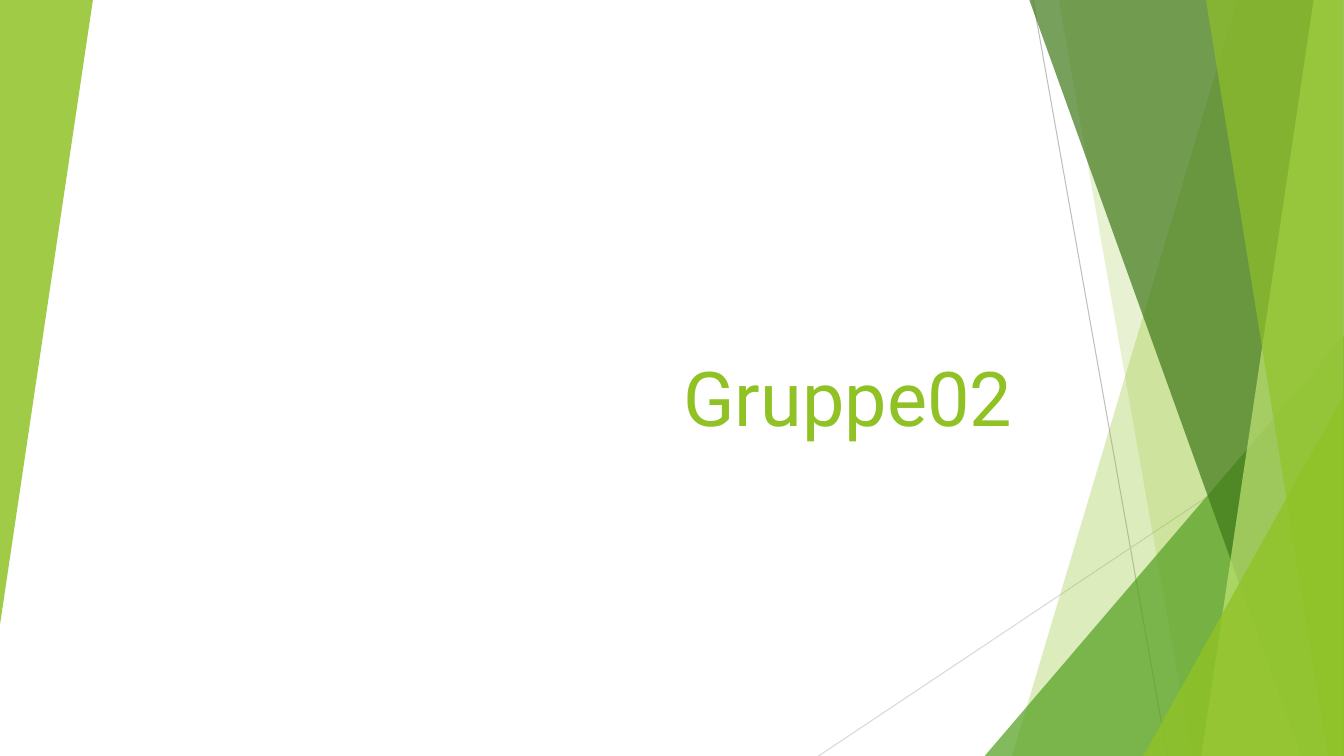
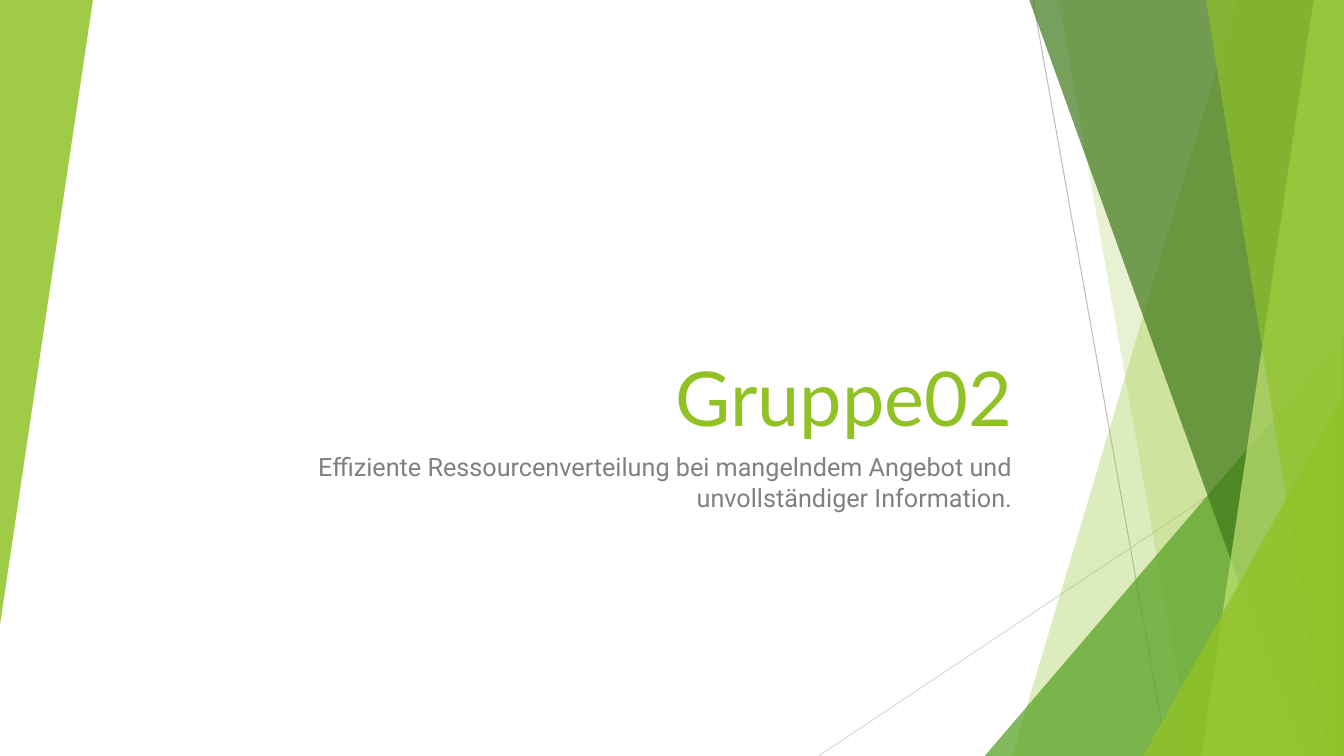
Before and after one commit to MFizz/AiF, a slide deck: slide 1 of presentation/AOTF.pptx. Drawn at 1344x756 pixels with LibreOffice and Linux fonts; fonts in the diff are those of the drawing. Boxes give left, top, right and bottom in pixels: in the first picture for what was removed or moved away, otherwise in the second. Text is boxed around its words. In the diff, an @@ line names an element or a change of style, - is before the commit and + after.

```diff
--- a/presentation/AOTF.pptx
+++ b/presentation/AOTF.pptx
@@ title "Gruppe02" at (x1=676, y1=371, x2=1012, y2=439): font Roboto to Lato @@
@@ subtitle added at (x1=318, y1=457, x2=1012, y2=512), 18 pt, text #808080 @@
+Effiziente Ressourcenverteilung bei mangelndem Angebot und unvollständiger Information.
```
Also in this commit, not shown: 1 other slide changed, 1 other file.
